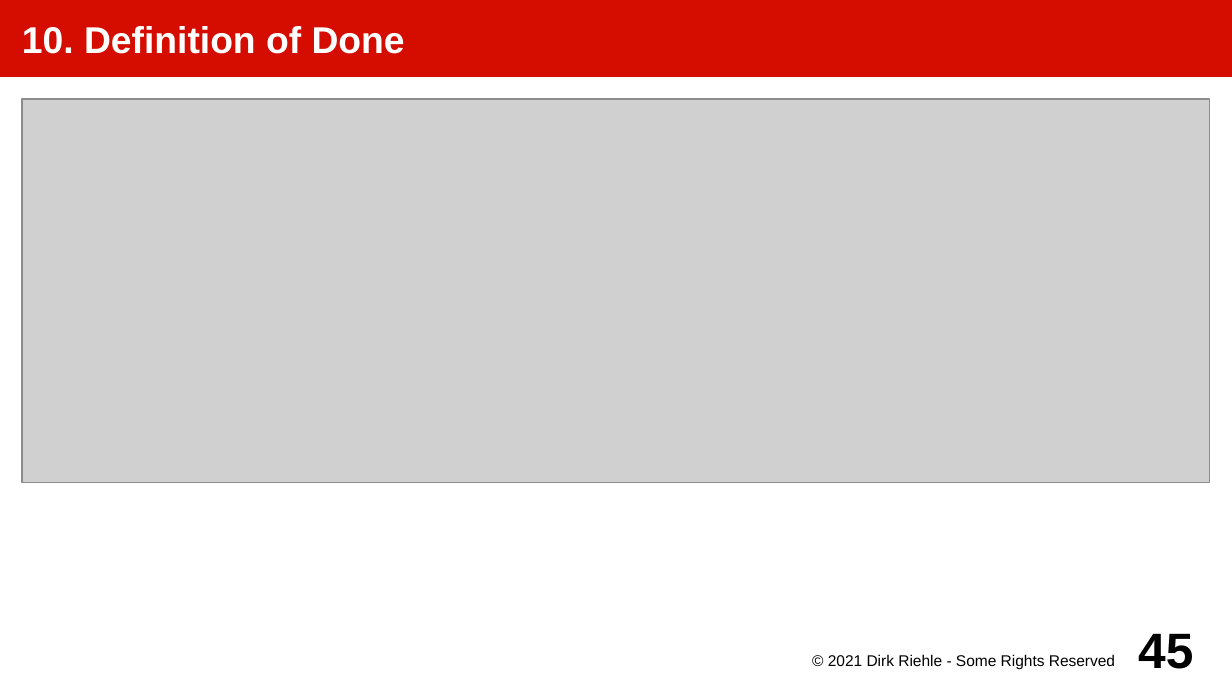
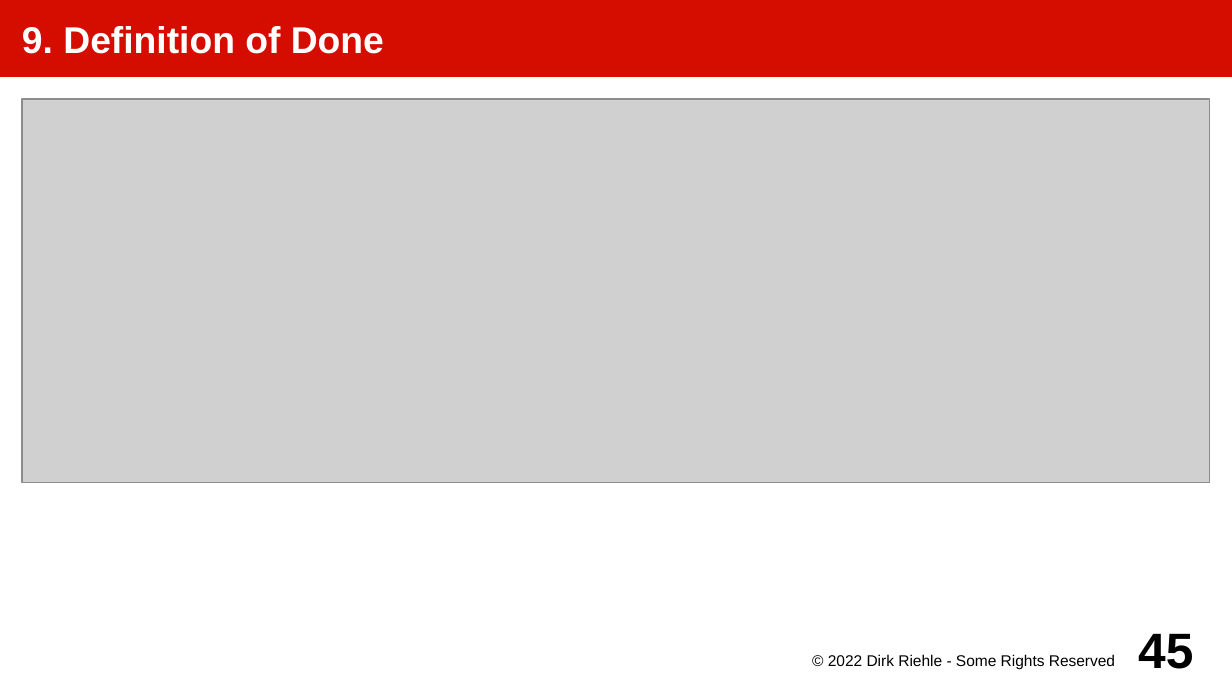
Before and after one commit to dirkriehle/amos-course, a slide deck: slide 45 of Lecture slides/AMOS A02 - Project Setup.odp. Drawn at 1232x693 pixels with LibreOffice and Linux fonts; fonts in the diff are those of the drawing; grey boxes stand for pictures. Boxes give left, top, right and bottom in pixels: in the first picture for what was removed or moved away, otherwise in the second. Text is boxed around its words. In the diff, an @@ line names an element or a change of style, - is before the commit and + after.

```diff
--- a/Lecture slides/AMOS A02 - Project Setup.odp
+++ b/Lecture slides/AMOS A02 - Project Setup.odp
@@ title at [22, 26, 384, 54]: text changed @@
-10. Definition of Done
+9. Definition of Done
@@ text at [828, 654, 1115, 670]: text changed @@
-© 2021 Dirk Riehle - Some Rights Reserved
+© 2022 Dirk Riehle - Some Rights Reserved
```
Also in this commit, not shown: 49 other slides changed, 24 other files.
